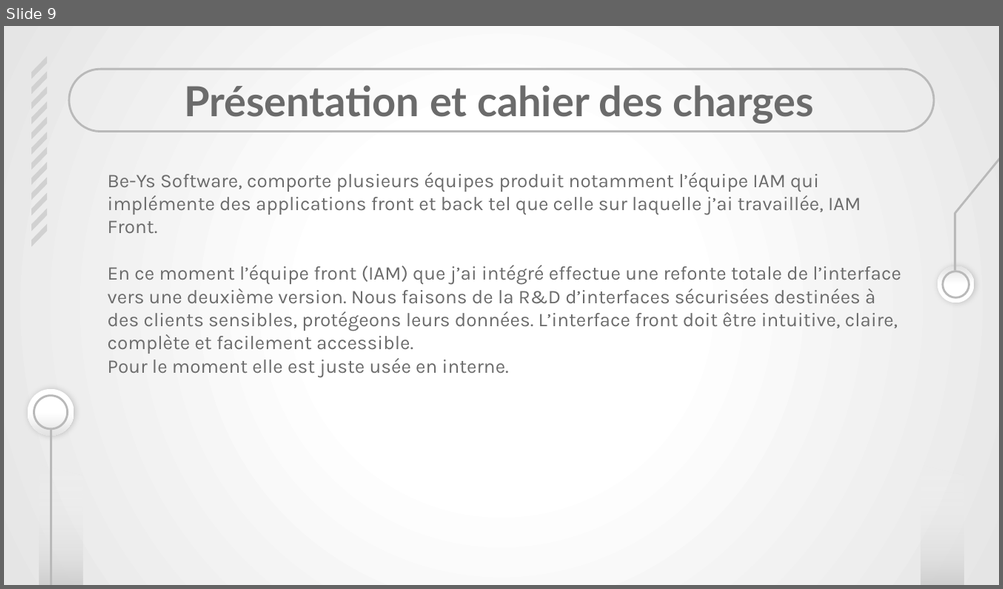
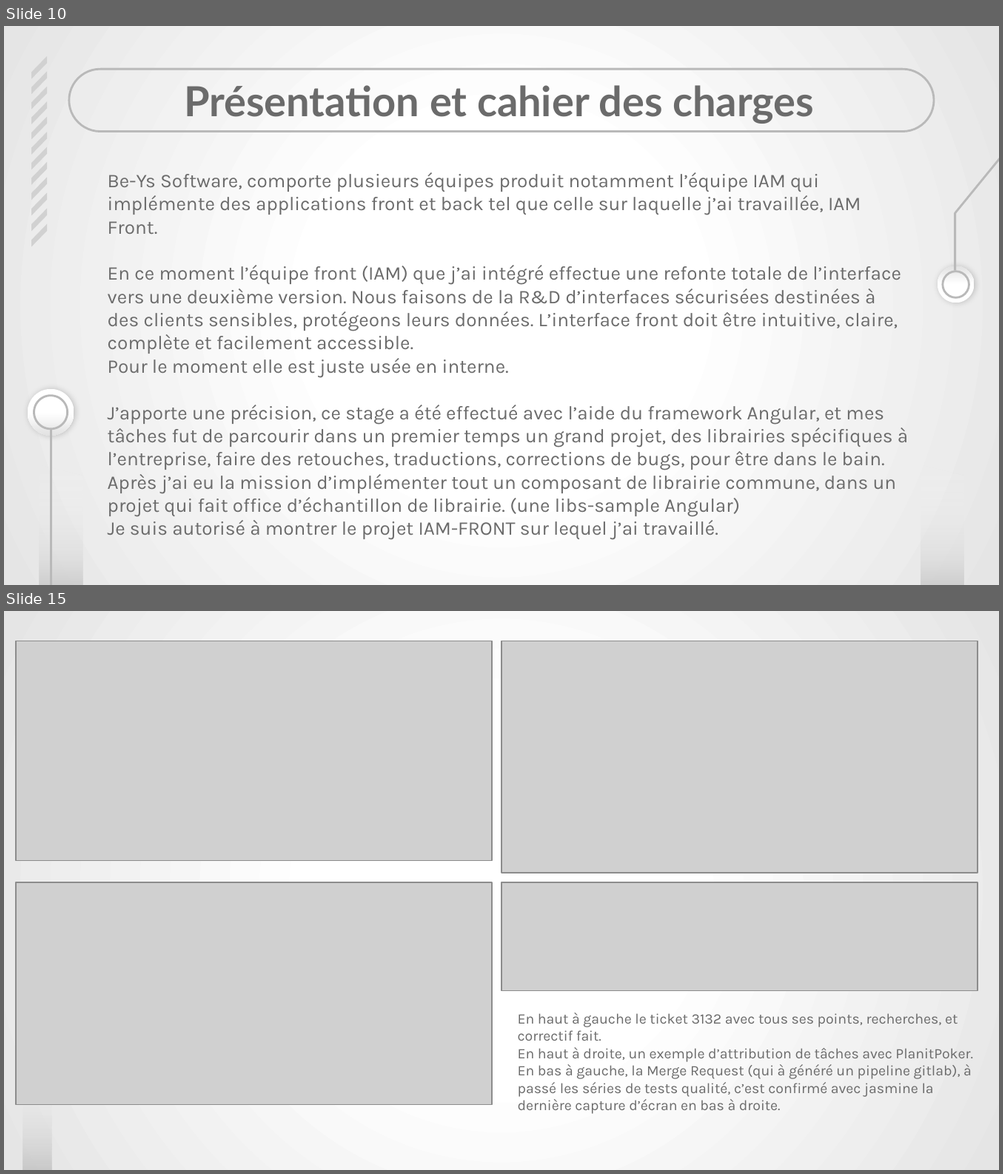
Before and after one commit to Ninewashburn/Business_case-Symfony-eShop-, a slide deck: capture_texte/fiche en cours de remplissage/Présentation soutenance Meynadier Renaud.pptx. Shown one above the other, each under a label of ours: slide 9 before the commit, slides 10 and 15 after it; the slides between them are not shown. The pictures are 1003x589 and 1003x1174 pixels, drawn with LibreOffice and Linux fonts; fonts in the diff are those of the drawing; grey boxes stand for pictures. Boxes give left, top, right and bottom in pixels: in the first picture for what was removed or moved away, otherwise in the second. Text is boxed around its words. In the diff, an @@ line names an element or a change of style, - is before the commit and + after.

```diff
--- a/capture_texte/fiche en cours de remplissage/Présentation soutenance Meynadier Renaud.pptx
+++ b/capture_texte/fiche en cours de remplissage/Présentation soutenance Meynadier Renaud.pptx
@@ slide 15 added at (4,611,999,1170), background gradient #FFFFFF to #E5E5E5 @@
@@ picture added at (16,641,492,860) @@
@@ picture added at (501,641,978,872) @@
@@ picture added at (16,883,492,1105) @@
@@ picture added at (501,883,978,991) @@
@@ freeform shape added at (23,1024,52,1170), fill gradient #B9B9B9 to #FFFFFF @@
@@ text added at (518,1013,973,1114), 10.5 pt, text #6B6B6B @@
+En haut à gauche le ticket 3132 avec tous ses points, recherches, et correctif fait.
+En haut à droite, un exemple d’attribution de tâches avec PlanitPoker.
+En bas à gauche, la Merge Request (qui à généré un pipeline gitlab), à passé les séries de tests qualité, c’est confirmé avec jasmine la dernière capture d’écran en bas à droite.
@@ what was slide 9 is now slide 10 @@
@@ slide 10 changed as well @@
@@ text at (108,405,908,540): paragraphs added @@
+J’apporte une précision, ce stage a été effectué avec l’aide du framework Angular, et mes tâches fut de parcourir dans un premier temps un grand projet, des librairies spécifiques à l’entreprise, faire des retouches, traductions, corrections de bugs, pour être dans le bain.
+Après j’ai eu la mission d’implémenter tout un composant de librairie commune, dans un projet qui fait office d’échantillon de librairie. (une libs-sample Angular)
+Je suis autorisé à montrer le projet IAM-FRONT sur lequel j’ai travaillé.
```
Also in this commit, not shown: 23 other slides changed, 8 other slides added, 1 slide removed, 1 other file.
